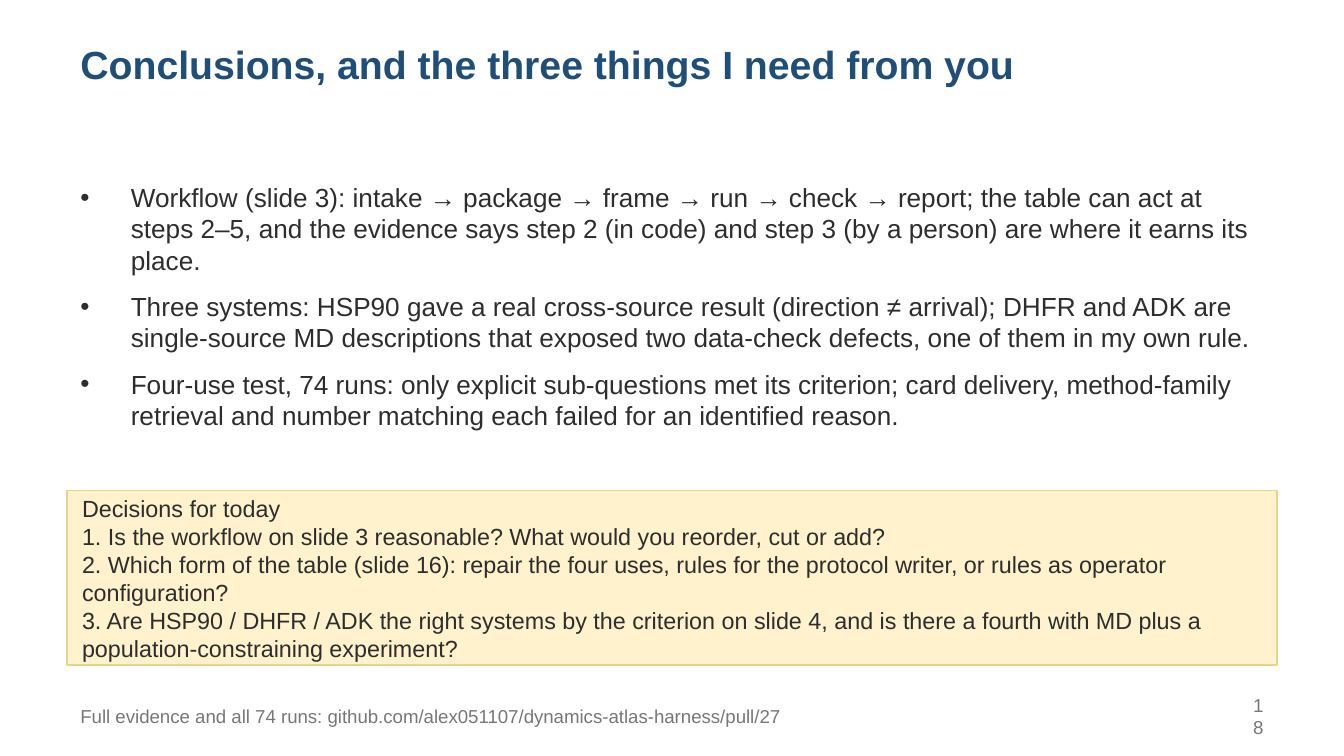
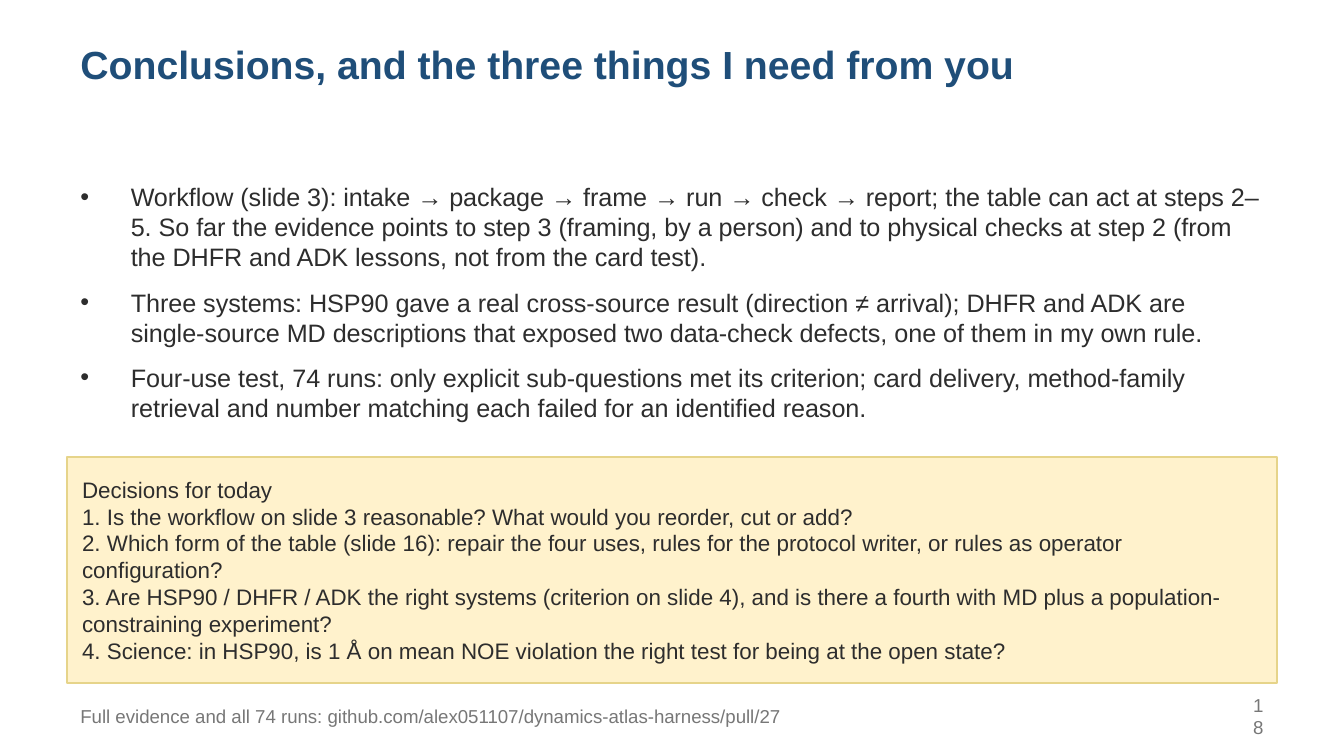
Before and after one commit to alex051107/dynamics-atlas-harness, a slide deck: slide 18 of review/rules-agent-study-20260909/development-results/SOOJUNG_DISCUSSION_20260910_EN.pptx. Drawn at 1344x756 pixels with LibreOffice and Linux fonts; fonts in the diff are those of the drawing. Boxes give left, top, right and bottom in pixels: in the first picture for what was removed or moved away, otherwise in the second. Text is boxed around its words. In the diff, an @@ line names an element or a change of style, - is before the commit and + after.

```diff
--- a/review/rules-agent-study-20260909/development-results/SOOJUNG_DISCUSSION_20260910_EN.pptx
+++ b/review/rules-agent-study-20260909/development-results/SOOJUNG_DISCUSSION_20260910_EN.pptx
@@ text at (131, 187, 1259, 272): text changed; size 14 to 13.5 pt @@
-• Workflow (slide 3): intake → package → frame → run → check → report; the table can act at steps 2–5, and the evidence says step 2 (in code) and step 3 (by a person) are where it earns its place.
+• Workflow (slide 3): intake → package → frame → run → check → report; the table can act at steps 2–5. So far the evidence points to step 3 (framing, by a person) and to physical checks at step 2 (from the DHFR and ADK lessons, not from the card test).
@@ text at (131, 293, 1202, 422): size 14 to 13.5 pt in "Three systems: HSP90 gave a real cross-source ...", "Four-use test, 74 runs: only explicit sub-questions ..." @@
@@ text "Decisions for today": place and size @@
-text "Decisions for today" at (82, 500, 1201, 662)
+text "Decisions for today" at (82, 481, 1220, 664)
@@ rectangle: place and size @@
-rectangle at (67, 491, 1277, 665)
+rectangle at (67, 457, 1277, 683)
@@ text at (82, 481, 1122, 583): size 12.5 to 12 pt in "Decisions for today", "1. Is the workflow on slide 3 ...", "2. Which form of the table (slide ..." @@
@@ text at (82, 588, 1220, 664): text changed; size 12.5 to 12 pt @@
-3. Are HSP90 / DHFR / ADK the right systems by the criterion on slide 4, and is there a fourth with MD plus a population-constraining experiment?
+3. Are HSP90 / DHFR / ADK the right systems (criterion on slide 4), and is there a fourth with MD plus a population-constraining experiment?
+4. Science: in HSP90, is 1 Å on mean NOE violation the right test for being at the open state?
```
Also in this commit, not shown: 13 other slides changed, 2 slides added, 1 slide removed, 8 other files.
